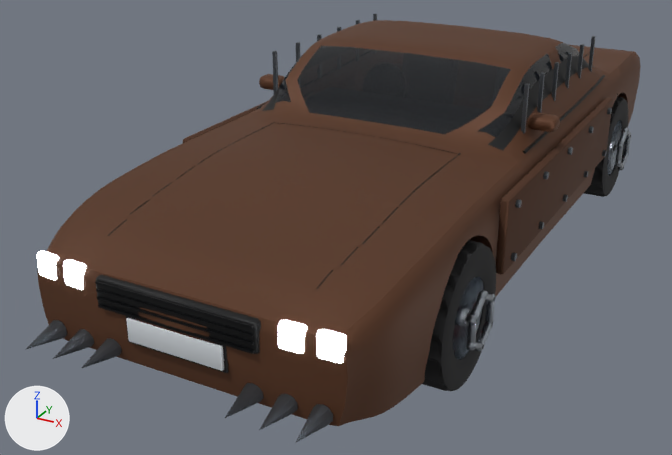
What one commit did to the glTF model godot-world-fracture/models/fleet/armored-muscle.glb.
One viewpoint serves both versions: a 50 mm camera at (2.33, -5.24, 2.59) aimed at (-0.29, -0.46, 0.2). The lights are fixed; the arrows at lower left show +X, +Y and +Z. The older version comes first. Where no turn or scale is listed for an object, it has been applied to the vertices. Vertices at exactly the same position are counted once.

In view in the first picture: 'Body', 'WheelFR', 'WheelRR'.
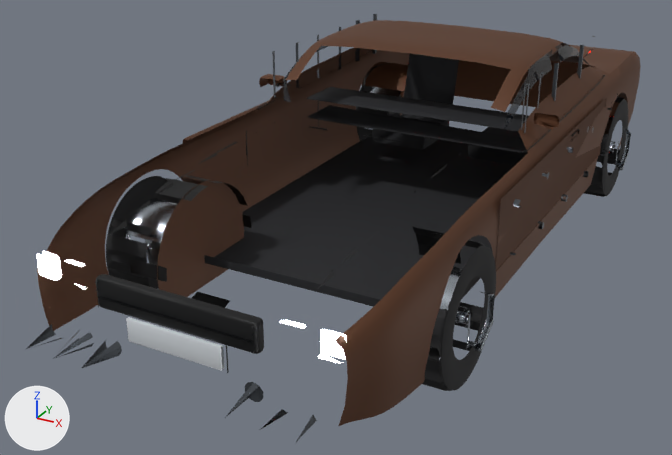
The change in detail:
me_body is used by ob_body; location (0.0, 0.0, 0.0).
me_body had 5653 vertices, 10550 faces and spanned x -1.03..1.03, y -2.66..2.49, z -0.03..1.31.
me_body now has 3719 vertices, 4747 faces and spans x -1.03..1.03, y -2.66..2.49, z -0.03..1.31.
me_body part 1: the loose piece of 8 vertices spanning x 0.81..0.83, y 0.54..0.57, z 0.94..1.24 is deleted.
me_body part 2: 67 vertices moved within x -0.97..0.97, y -2.46..2.47, z 0.42..0.94; 1926 vertices removed from x -1.03..1.03, y -2.66..2.49, z -0.03..1.24.
me_tyre_001 is used by ob_wheelfr; location (0.848, -1.445, 0.37).
me_tyre_001 had 2810 vertices, 5186 faces and spanned x -0.15..0.216, y -0.366..0.366, z -0.37..0.366.
me_tyre_001 now has 1230 vertices, 1709 faces and spans x -0.143..0.216, y -0.366..0.357, z -0.36..0.357.
me_tyre_001 part 3: the loose piece of 126 vertices spanning x 0.18..0.216, y -0.146..0.027, z 0.046..0.161 is deleted.
me_tyre_001 part 4: 1 vertex moved within x 0.132, y -0.03, z -0.021; 1454 vertices removed from x -0.15..0.216, y -0.354..0.366, z -0.37..0.366.
me_tyre_003 is used by ob_wheelrr; location (0.848, 1.475, 0.37).
me_tyre_003 had 2810 vertices, 5186 faces and spanned x -0.15..0.216, y -0.366..0.366, z -0.37..0.366.
me_tyre_003 now has 1230 vertices, 1709 faces and spans x -0.143..0.216, y -0.366..0.357, z -0.36..0.357.
me_tyre_003 part 5: the loose piece of 126 vertices spanning x 0.18..0.216, y -0.146..0.027, z 0.046..0.161 is deleted.
me_tyre_003 part 6: 1 vertex moved within x 0.132, y -0.03, z -0.021; 1454 vertices removed from x -0.15..0.216, y -0.354..0.366, z -0.37..0.366.

Where the change shows, as pixel boxes [x1, y1, x2, y2] in the pictures (672 x 455 px):
'WheelFR', reshaped: before [422, 240, 496, 391]; after [422, 233, 496, 391]
part 1 of me_body, deleted: before [565, 53, 572, 89]
part 2 of me_body, cut back: before [27, 27, 612, 430]; after [157, 77, 607, 369]
part 3 of me_tyre_001, deleted: before [468, 290, 488, 325]
part 4 of me_tyre_001, cut back: before [440, 240, 495, 391]
part 5 of me_tyre_003, deleted: before [617, 127, 629, 148]
part 6 of me_tyre_003, cut back: before [584, 97, 631, 197]
